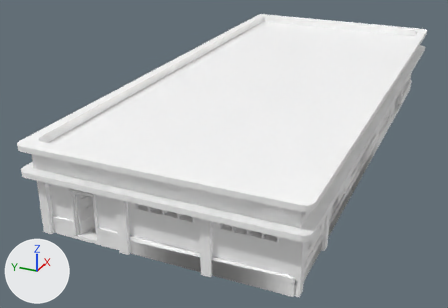
The FBX model FYP_IDEA1/Assets/Gold_Test/RestaurantBuilding.fbx: old version first, new version second.
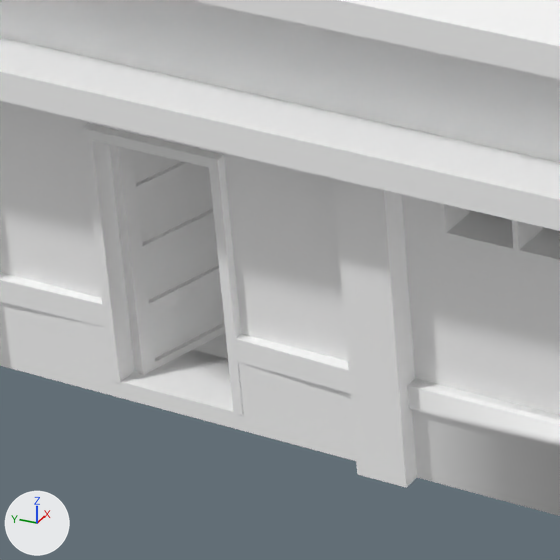
Each version appears first whole from a 50 mm lens placed at (-8.44, 10.65, 6.64), pointed at (5.06, 16.72, -0.11), and next in a close-up on the part from 12% to 35% of the width and 54% to 87% of the height. The lights are fixed; the arrows at lower left show +X, +Y and +Z. Where no turn or scale is listed for an object, it has been applied to the vertices. Vertices at the same position are counted once.

Objects in the first close-up: 'Restaurant_Gold'.
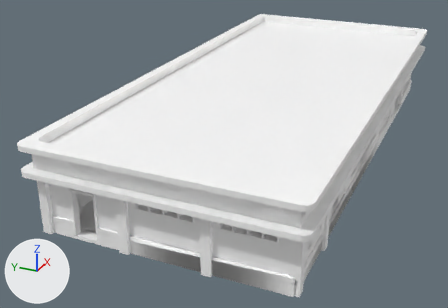
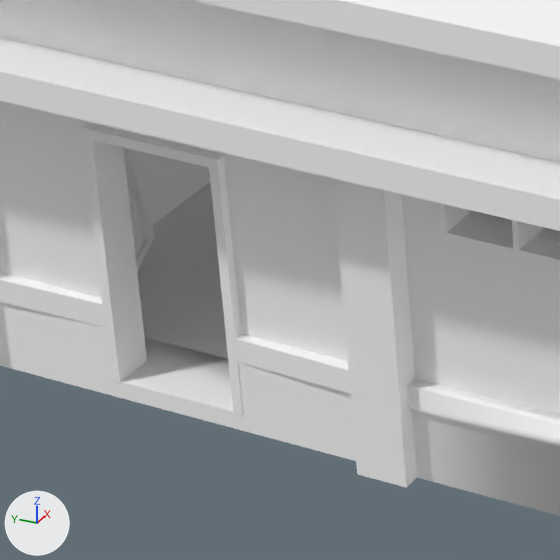
Diff of the bpy script that builds the scene:
```diff
--- a/FYP_IDEA1/Assets/Gold_Test/RestaurantBuilding.fbx.py
+++ b/FYP_IDEA1/Assets/Gold_Test/RestaurantBuilding.fbx.py
@@ me_mesh @@
 me_mesh.from_pydata(...)  # 8154 vertices, 5971 faces; spans x -0.32..12.46, y -0.2..5.63, z 0.0..1.97
 # used by ob_restaurant_gold; location = (-0.02, 13.022, 0.0)
+# me_mesh part 1: the loose piece of 112 vertices spanning x 0.04..0.56, y 4.42..4.61, z 0.07..1.06 is multiplied about its middle by the matrix ((0.836, -0.518, -0.18), (0.538, 0.839, 0.084), (0.107, -0.167, 0.98)), then moved by (0.13, 0.5, 0.03)
 me_mesh.materials.append(mat_textureatlas4)
```

Changed parts and their boxes (x1, y1, x2, y2) in the close-ups (560 x 560 px; the box of a moved part takes in the faces that stretch with it):
part 1 of me_mesh, moved or reshaped
    before: (109, 144, 226, 375)
    after: (123, 148, 155, 272)
